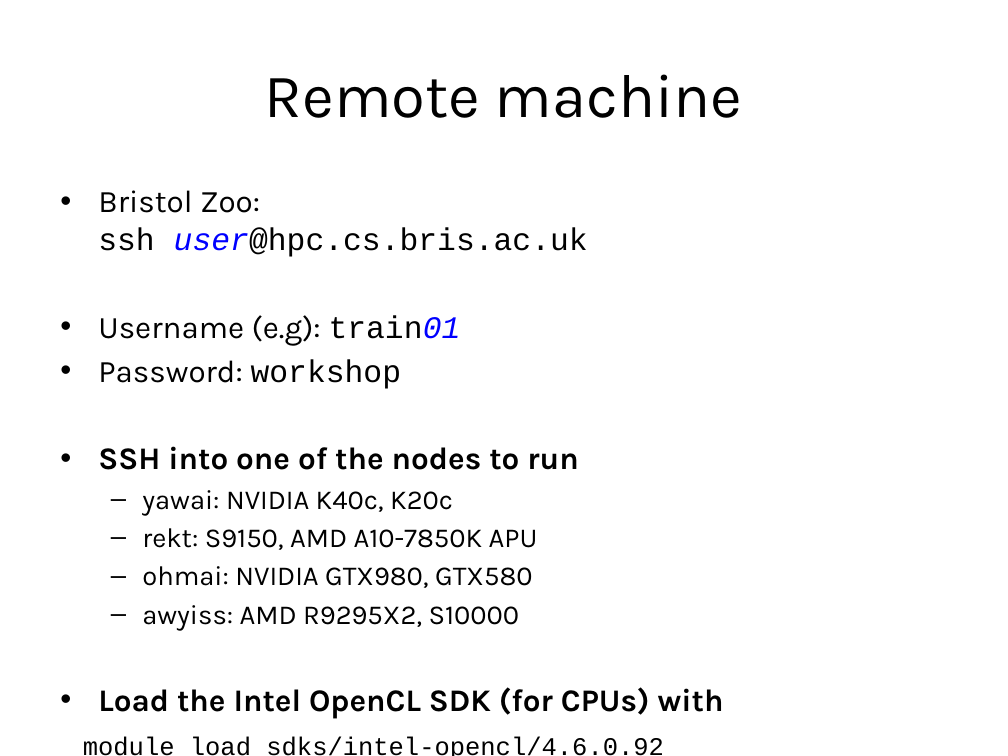
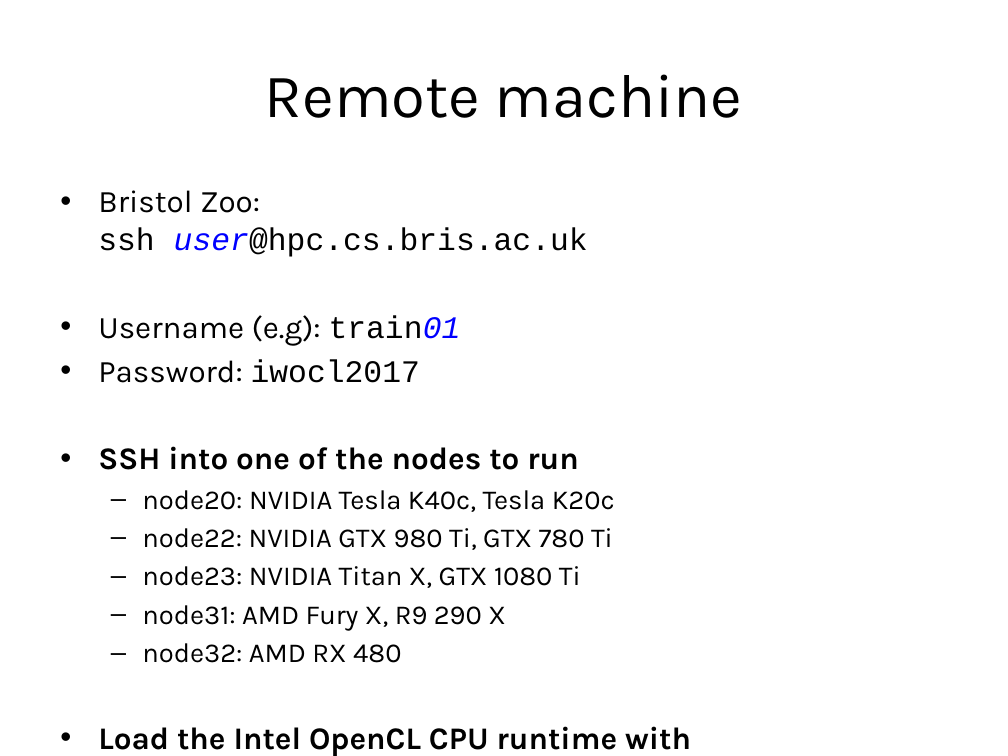
Before and after one commit to UoB-HPC/opencl-training-code, a slide deck: slide 5 of slides/advanced_intro.pptx. Drawn at 1008x756 pixels with LibreOffice and Linux fonts; fonts in the diff are those of the drawing. Boxes give left, top, right and bottom in pixels: in the first picture for what was removed or moved away, otherwise in the second. Text is boxed around its words. In the diff, an @@ line names an element or a change of style, - is before the commit and + after.

```diff
--- a/slides/advanced_intro.pptx
+++ b/slides/advanced_intro.pptx
@@ text at (98, 359, 420, 383): text changed @@
-• Password: workshop
+• Password: iwocl2017
@@ text at (98, 490, 691, 756): text changed @@
-  – yawai: NVIDIA K40c, K20c
-  – rekt: S9150, AMD A10-7850K APU
-  – ohmai: NVIDIA GTX980, GTX580
-  – awyiss: AMD R9295X2, S10000
-• Load the Intel OpenCL SDK (for CPUs) with
-module load sdks/intel-opencl/4.6.0.92
+  – node20: NVIDIA Tesla K40c, Tesla K20c
+  – node22: NVIDIA GTX 980 Ti, GTX 780 Ti
+  – node23: NVIDIA Titan X, GTX 1080 Ti
+  – node31: AMD Fury X, R9 290 X
+  – node32: AMD RX 480
+• Load the Intel OpenCL CPU runtime with
+module load intel/opencl/16.1.1
```
Also in this commit, not shown: 1 other slide changed.
